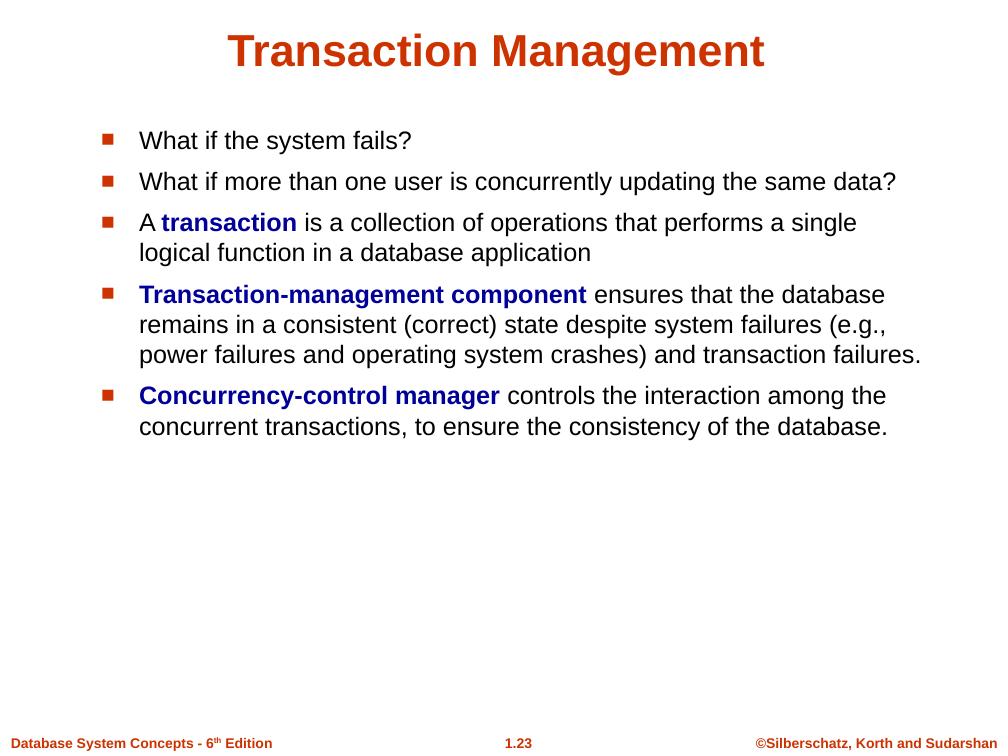
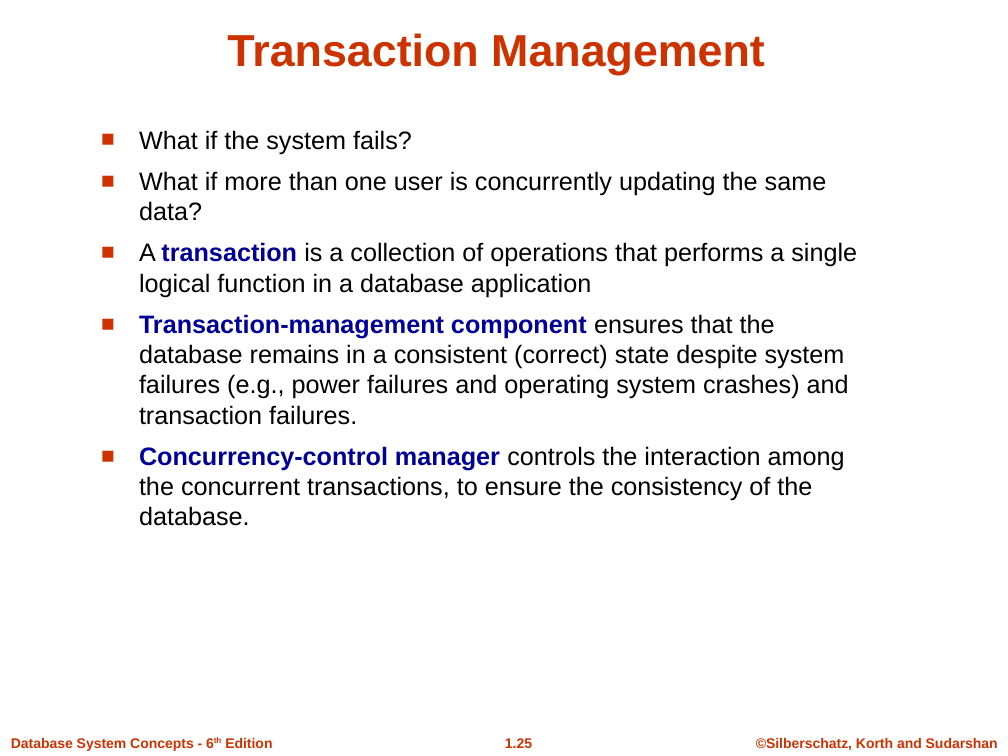
Before and after one commit to Sumonta056/SUST-Autorickshaw-Management-System, a slide deck: slide 25 of Theory/Learning Theory Of Databases/Slides/ch1.ppt (slide 23 before the commit). Drawn at 1008x756 pixels with LibreOffice and Linux fonts; fonts in the diff are those of the drawing; background and template pictures are left out. Boxes give left, top, right and bottom in pixels: in the first picture for what was removed or moved away, otherwise in the second. Text is boxed around its words. In the diff, an @@ line names an element or a change of style, - is before the commit and + after.

```diff
--- a/Theory/Learning Theory Of Databases/Slides/ch1.ppt
+++ b/Theory/Learning Theory Of Databases/Slides/ch1.ppt
@@ text "What if the system fails?" rewrapped from (x1=139, y1=130, x2=921, y2=440) to (x1=139, y1=130, x2=857, y2=526) @@
@@ page number at (x1=505, y1=738, x2=532, y2=748): text changed @@
-1.23
+1.25
```
Also in this commit, not shown: 17 other slides changed, 4 slides added, 5 slides removed, 11 other files.
